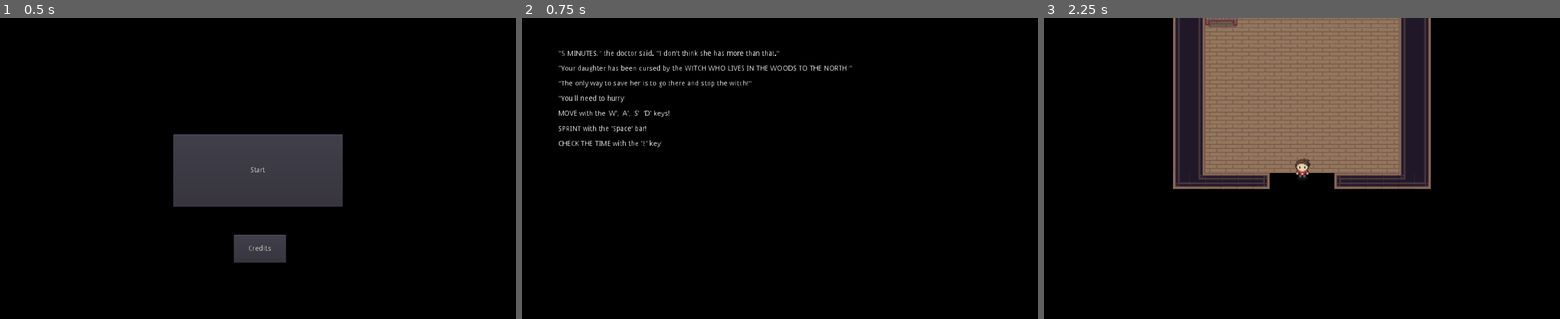
Above: before the commit, frames 1-3 (left to right).
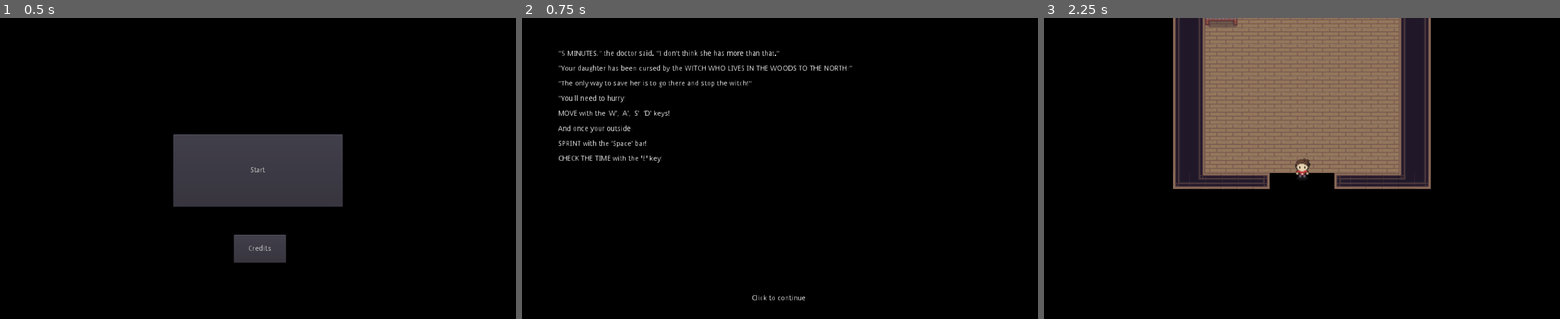
Above: after the commit, the same moments.

Repository: HaywardMorihara/2021AprGameJam
Game: Godot game, scene res://menu/MainMenu.tscn
The game is run twice, just before and just after one commit, with the same random seed, the same clock (stepped at 60 frames per second) and the same inputs.
Inputs (mouse positions are in pixels of both pictures, inside the frame that each line leads up to):
- Up to frame 1 (0.5 s): no input
- Up to frame 2 (0.75 s): click "Start" at 0.5 s
- Up to frame 3 (2.25 s): tap Enter at 1.25, 2 s; move the mouse to (1415, 153) at 1.27 s; hold D (right) 1.28-2.03 s; tap E (check_watch) at 1.35 s; move the mouse to (1198, 183) at 2.02 s; hold S (down) from 2.03 s (still down); click (1198, 183) at 2.1 s

Frame 1 is identical in both runs. In frame 2, 0.6% of the frame differs, in the area x 7-55%, y 35-94%; in frame 3, nothing differs.

Commit message:
Very basic cutscenes/storyline

Diff:
--- a/cutscene/Cutscene.tscn
+++ b/cutscene/Cutscene.tscn
@@ -21,3 +21,10 @@
 __meta__ = {
 "_edit_use_anchors_": false
 }
+
+[node name="RichTextLabel2" type="RichTextLabel" parent="."]
+margin_left = 456.0
+margin_top = 552.0
+margin_right = 568.0
+margin_bottom = 592.0
+text = "Click to continue"
--- a/cutscene/GameOverCutscene.tscn
+++ b/cutscene/GameOverCutscene.tscn
@@ -6,4 +6,6 @@
 next_scene = "res://menu/MainMenu.tscn"
 
 [node name="RichTextLabel" parent="." index="0"]
-text = "Game over man!"
+text = "GAME OVER
+
+Time is up - you didn't save your daughter in time :("
--- a/cutscene/IntroCutscene.tscn
+++ b/cutscene/IntroCutscene.tscn
@@ -18,6 +18,8 @@
 
 MOVE with the 'W', 'A', 'S', 'D' keys!
 
+And once your outside,
+
 SPRINT with the 'Space' bar!
 
 CHECK THE TIME with the 'E' key!"
--- a/cutscene/WinCutscene.tscn
+++ b/cutscene/WinCutscene.tscn
@@ -6,4 +6,8 @@
 next_scene = "res://menu/MainMenu.tscn"
 
 [node name="RichTextLabel" parent="." index="0"]
-text = "You win!"
+text = "\"I feel much better now, Daddy!\" your daughter exclaims.
+
+\"Thank you for spending time with me!\"
+
+- The End :)"
--- a/cutscene/WitchCutscene.tscn
+++ b/cutscene/WitchCutscene.tscn
@@ -6,4 +6,14 @@
 next_scene = "res://house/WitchInteriorHouse.tscn"
 
 [node name="RichTextLabel" parent="." index="0"]
-text = "You are in the witch's house"
+text = "\"Why hello there, stranger!\" the old witch greets you as you enter her home.
+
+\"You've cursed my daughter and you must reverse it!\" you yell at the witch.
+
+She chuckles to herself, \"I did no such thing. In fact, I do believe that I am suffering from the same ailments as her.\"
+
+\"Please, come closer. Spend some time with an old lady. I am quite lonely here.\"
+
+\"10 SECOND. That's all I ask. STAY STILL NEXT TO ME FOR 10 SECONDS, and I'll tell you how to heal your daughter.\"
+
+\"And it does NOT count if you spend it all CHECKING THE TIME!\""
--- a/cutscene/WitchHealedCutscene.tscn
+++ b/cutscene/WitchHealedCutscene.tscn
@@ -6,4 +6,10 @@
 next_scene = "res://house/WitchInteriorHouse.tscn"
 
 [node name="RichTextLabel" parent="." index="0"]
-text = "you've healed the witch, now go heal your daughter!"
+text = "\"Ahh!\" the witch exclaims. \"I feel much better! Thank you for spending some time being still with me!\"
+
+\"10 SECONDS. That's all it takes. 10 SECONDS OF STILLNESS will do wonders for you and your daughter.\"
+
+\"I do believe that's all she needs, and I think you should try it on your way home as well - 10 SECONDS OF REST may just help you SEE MORE CLEARLY.\"
+
+\"Good luck!\""
